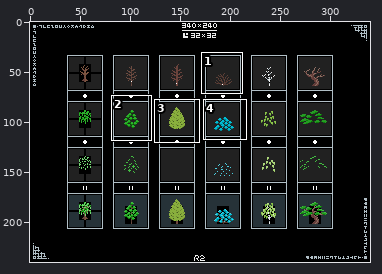
Edited in one commit: pixel-art file (works/pixel_dailies/pixel_dailies_20210902_set_of_trees_v2.aseprite). The picture above shows the old version from afar; the outline marks the close-up.
Close-up. Before the edit:
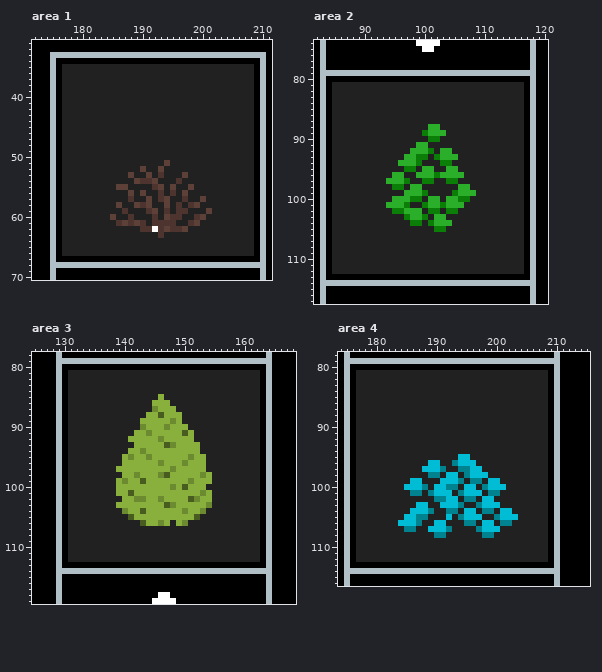
340x240 pixels, 1 frame. Shown: area 1: x 172..211, y 31..70; area 2: x 82..120, y 74..117; area 3: x 125..168, y 78..119; area 4: x 174..215, y 78..116. The commit also changed other parts of the picture, which this record leaves out.
The result:
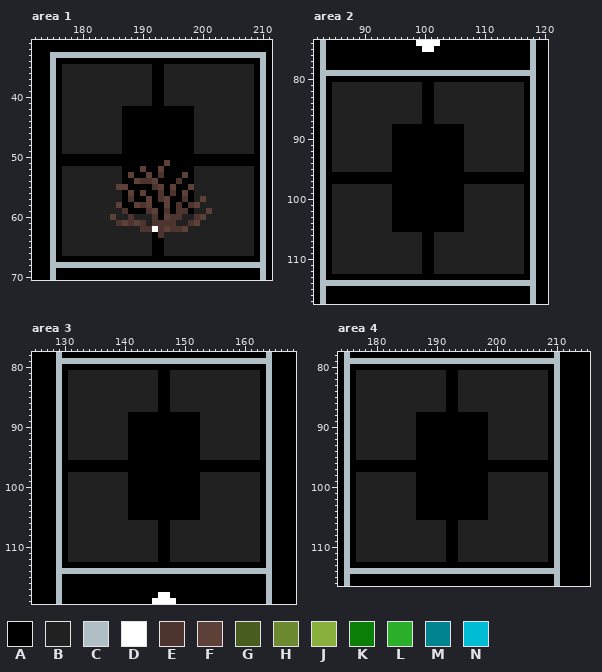
Palette (. is transparent): A #000000  B #212121  C #b0bec5  D #ffffff  E #4e342e  F #5d4037  G #485c20  H #6c8a30  J #89af3d  K #0a7e07  L #2baf2b  M #00838f  N #00bcd4
Change:
layer "leaf_2" now hidden
Changed rows in their new state; - is an unchanged pixel.
Area 1, layer "bg":
first column x 177:
35 ---------------AA---------------
36 ---------------AA---------------
37 ---------------AA---------------
38 ---------------AA---------------
39 ---------------AA---------------
40 ---------------AA---------------
41 ---------------AA---------------
42 ----------AAAAAAAAAAAA----------
43 ----------AAAAAAAAAAAA----------
44 ----------AAAAAAAAAAAA----------
45 ----------AAAAAAAAAAAA----------
46 ----------AAAAAAAAAAAA----------
47 ----------AAAAAAAAAAAA----------
48 ----------AAAAAAAAAAAA----------
49 ----------AAAAAAAAAAAA----------
50 AAAAAAAAAAAAAAAAAAAAAAAAAAAAAAAA
51 AAAAAAAAAAAAAAAAA-AAAAAAAAAAAAAA
52 ----------AAA-AA-AAAAA----------
53 ----------A-AA-A-AAA-A----------
54 ----------AA----AAA-AA----------
55 -----------AAAA--A-AA-----------
56 ----------A-A-AA-A-A-A----------
57 ----------A-AA-A--AA-A----------
58 ----------AA---AA-A-A-----------
59 -----------AAA--A-A--A----------
60 ----------------A---------------
63 ---------------A----------------
64 ---------------AA---------------
65 ---------------AA---------------
66 ---------------AA---------------
Area 2:
first column x 85:
 81 ---------------AA---------------
 82 ---------------AA---------------
 83 ---------------AA---------------
 84 ---------------AA---------------
 85 ---------------AA---------------
 86 ---------------AA---------------
 87 ---------------AA---------------
 88 ----------AAAAAAAAAAAA----------
 89 ----------AAAAAAAAAAAA----------
 90 ----------AAAAAAAAAAAA----------
 91 ----------AAAAAAAAAAAA----------
 92 ----------AAAAAAAAAAAA----------
 93 ----------AAAAAAAAAAAA----------
 94 ----------AAAAAAAAAAAA----------
 95 ----------AAAAAAAAAAAA----------
 96 AAAAAAAAAAAAAAAAAAAAAAAAAAAAAAAA
 97 AAAAAAAAAAAAAAAAAAAAAAAAAAAAAAAA
 98 ----------AAAAAAAAAAAAB---------
 99 ----------AAAAAAAAAAAABB--------
100 ----------AAAAAAAAAAAAB---------
101 ---------BAAAAAAAAAAAA----------
102 ----------AAAAAAAAAAAA----------
103 ----------AAAAAAAAAAAA----------
104 ----------AAAAAAAAAAAA----------
105 ----------AAAAAAAAAAAA----------
106 ---------------AA---------------
107 ---------------AA---------------
108 ---------------AA---------------
109 ---------------AA---------------
110 ---------------AA---------------
111 ---------------AA---------------
112 ---------------AA---------------
Area 3:
first column x 131:
 81 ---------------AA---------------
 82 ---------------AA---------------
 83 ---------------AA---------------
 84 ---------------AA---------------
 85 ---------------AA---------------
 86 --------------BAA---------------
 87 --------------BAAB--------------
 88 ----------AAAAAAAAAAAA----------
 89 ----------AAAAAAAAAAAA----------
 90 ----------AAAAAAAAAAAA----------
 91 ----------AAAAAAAAAAAA----------
 92 ----------AAAAAAAAAAAA----------
 93 ----------AAAAAAAAAAAA----------
 94 ----------AAAAAAAAAAAA----------
 95 ---------BAAAAAAAAAAAAB---------
 96 AAAAAAAAAAAAAAAAAAAAAAAAAAAAAAAA
 97 AAAAAAAAAAAAAAAAAAAAAAAAAAAAAAAA
 98 ---------BAAAAAAAAAAAABB--------
 99 --------BBAAAAAAAAAAAABB--------
100 --------BBAAAAAAAAAAAAB---------
101 --------BBAAAAAAAAAAAABB--------
102 ---------BAAAAAAAAAAAABB--------
103 --------BBAAAAAAAAAAAABB--------
104 ---------BAAAAAAAAAAAAB---------
105 ----------AAAAAAAAAAAA----------
106 ------------BBBAA-BB------------
107 ---------------AA---------------
108 ---------------AA---------------
109 ---------------AA---------------
110 ---------------AA---------------
111 ---------------AA---------------
112 ---------------AA---------------
Area 4:
first column x 177:
 81 ---------------AA---------------
 82 ---------------AA---------------
 83 ---------------AA---------------
 84 ---------------AA---------------
 85 ---------------AA---------------
 86 ---------------AA---------------
 87 ---------------AA---------------
 88 ----------AAAAAAAAAAAA----------
 89 ----------AAAAAAAAAAAA----------
 90 ----------AAAAAAAAAAAA----------
 91 ----------AAAAAAAAAAAA----------
 92 ----------AAAAAAAAAAAA----------
 93 ----------AAAAAAAAAAAA----------
 94 ----------AAAAAAAAAAAA----------
 95 ----------AAAAAAAAAAAA----------
 96 AAAAAAAAAAAAAAAAAAAAAAAAAAAAAAAA
 97 AAAAAAAAAAAAAAAAAAAAAAAAAAAAAAAA
 98 ----------AAAAAAAAAAAA----------
 99 ---------BAAAAAAAAAAAABB--------
100 --------BBAAAAAAAAAAAABBB-------
101 ---------BAAAAAAAAAAAABB--------
102 ----------AAAAAAAAAAAAB---------
103 ----------AAAAAAAAAAAABB--------
104 ---------BAAAAAAAAAAAAB-BB------
105 --------BBAAAAAAAAAAAA-BBBB-----
106 -------BBBB--BBAA-BB-BB-BB------
107 --------BB--BBBAA---BBBB--------
108 -------------BBAA----BB---------
109 ---------------AA---------------
110 ---------------AA---------------
111 ---------------AA---------------
112 ---------------AA---------------
Changed places in both close-ups, as pixel boxes (x1, y1, x2, y2):
changed: (62, 64, 254, 256)
changed: (332, 82, 524, 274)
changed: (68, 370, 260, 562)
changed: (356, 370, 548, 562)
